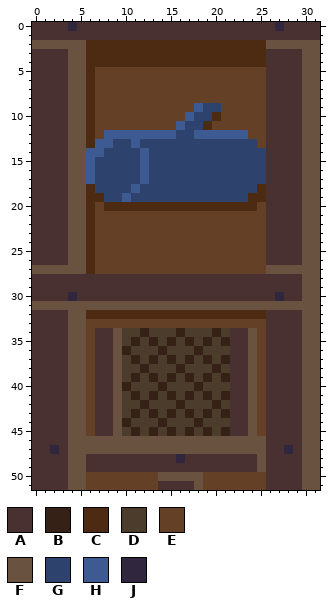
One commit to this pixel-art sprite: kingslayer/resources/images/resource_collector_blue.png. The first picture shows the starting point.
The file is 32x52 pixels. Colours within 5 levels of each other are drawn and written as one.
Palette (. is transparent): A #4a3131  B #352116  C #4d2b13  D #4c3c2b  E #644027  F #6a5241  G #2d436e  H #3d5a92  J #30263e
Pixels before, first column x 0:
 0 AAAAJAAAAAAAAAAAAAAAAAAAAAAJAAAA
 1 AAAAAAAAAAAAAAAAAAAAAAAAAAAAAAAA
 2 FFFFFFCCCCCCCCCCCCCCCCCCCCFFFFFF
 3 AAAAFFCCCCCCCCCCCCCCCCCCCCAAAAFF
 4 AAAAFFCCCCCCCCCCCCCCCCCCCCAAAAFF
 5 AAAAFFCEEEEEEEEEEEEEEEEEEEAAAAFF
 6 AAAAFFCEEEEEEEEEEEEEEEEEEEAAAAFF
 7 AAAAFFCEEEEEEEEEEEEEEEEEEEAAAAFF
 8 AAAAFFCEEEEEEEEEEEEEEEEEEEAAAAFF
 9 AAAAFFCEEEEEEEEEEEHGGEEEEEAAAAFF
10 AAAAFFCEEEEEEEEEEHGGCEEEEEAAAAFF
11 AAAAFFCEEEEEEEEEHGGCEEEEEEAAAAFF
12 AAAAFFCEHHHHHHHHGGHHHHHHEEAAAAFF
13 AAAAFFCHHGGHGGGGGGGGGGGGGEAAAAFF
14 AAAAFFHHGGGGHGGGGGGGGGGGGGAAAAFF
15 AAAAFFHGGGGGHGGGGGGGGGGGGGAAAAFF
16 AAAAFFHGGGGGHGGGGGGGGGGGGGAAAAFF
17 AAAAFFHGGGGGHGGGGGGGGGGGGGAAAAFF
18 AAAAFFCGGGGHGGGGGGGGGGGGGCAAAAFF
19 AAAAFFCCGGHGGGGGGGGGGGGGCCAAAAFF
20 AAAAFFCECCCCCCCCCCCCCCCCCEAAAAFF
21 AAAAFFCEEEEEEEEEEEEEEEEEEEAAAAFF
22 AAAAFFCEEEEEEEEEEEEEEEEEEEAAAAFF
23 AAAAFFCEEEEEEEEEEEEEEEEEEEAAAAFF
24 AAAAFFCEEEEEEEEEEEEEEEEEEEAAAAFF
25 AAAAFFCEEEEEEEEEEEEEEEEEEEAAAAFF
26 AAAAFFCEEEEEEEEEEEEEEEEEEEAAAAFF
27 FFFFFFCEEEEEEEEEEEEEEEEEEEFFFFFF
28 AAAAAAAAAAAAAAAAAAAAAAAAAAAAAAFF
29 AAAAAAAAAAAAAAAAAAAAAAAAAAAAAAFF
30 AAAAJAAAAAAAAAAAAAAAAAAAAAAJAAFF
31 FFFFFFFFFFFFFFFFFFFFFFFFFFFFFFFF
32 AAAAFFCCCCCCCCCCCCCCCCCCCCAAAAFF
33 AAAAFFEEEEEEEEEEEEEEEEEEEEAAAAFF
34 AAAAFFEAAFDDBDDDBDDDBDAAFEAAAAFF
35 AAAAFFEAAFDBDBDBDBDBDBAAFEAAAAFF
36 AAAAFFEAAFBDDDBDDDBDDDAAFEAAAAFF
37 AAAAFFEAAFDBDBDBDBDBDBAAFEAAAAFF
38 AAAAFFEAAFDDBDDDBDDDBDAAFEAAAAFF
39 AAAAFFEAAFDBDBDBDBDBDBAAFEAAAAFF
40 AAAAFFEAAFBDDDBDDDBDDDAAFEAAAAFF
41 AAAAFFEAAFDBDBDBDBDBDBAAFEAAAAFF
42 AAAAFFEAAFDDBDDDBDDDBDAAFEAAAAFF
43 AAAAFFEAAFDBDBDBDBDBDBAAFEAAAAFF
44 AAAAFFEAAFBDDDBDDDBDDDAAFEAAAAFF
45 AAAAFFEAAFDBDBDBDBDBDBAAFEAAAAFF
46 AAAAFFFFFFFFFFFFFFFFFFFFFFAAAAFF
47 AAJAFFFFFFFFFFFFFFFFFFFFFFAAJAFF
48 AAAAFFAAAAAAAAAAJAAAAAAAAFAAAAFF
49 AAAAFFAAAAAAAAAAAAAAAAAAAFAAAAFF
50 AAAAFFEEEEEEEEFFFFFEEEEEEEAAAAFF
51 AAAAFFEEEEEEEEAAAAFEEEEEEEAAAAFF
And afterwards:
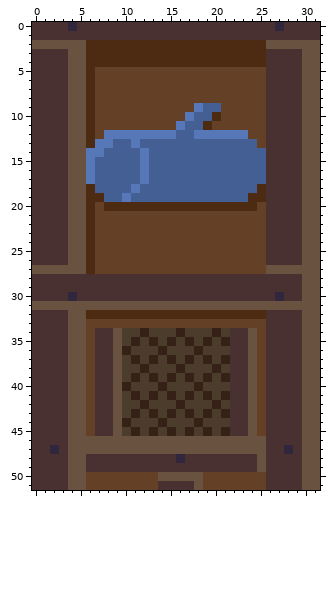
Author's note on the commit: Edits to blue buildings and arrow
The exact change:
colour G: #2d436e -> #445f94
colour H: #3d5a92 -> #5677b8
